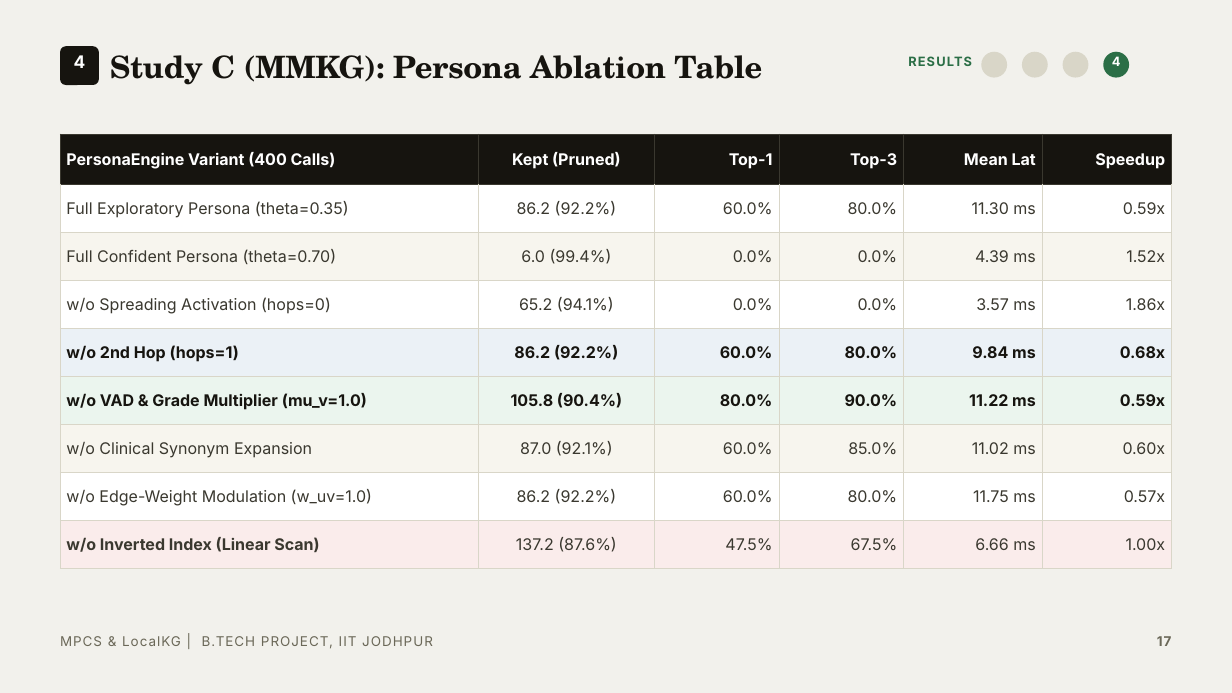
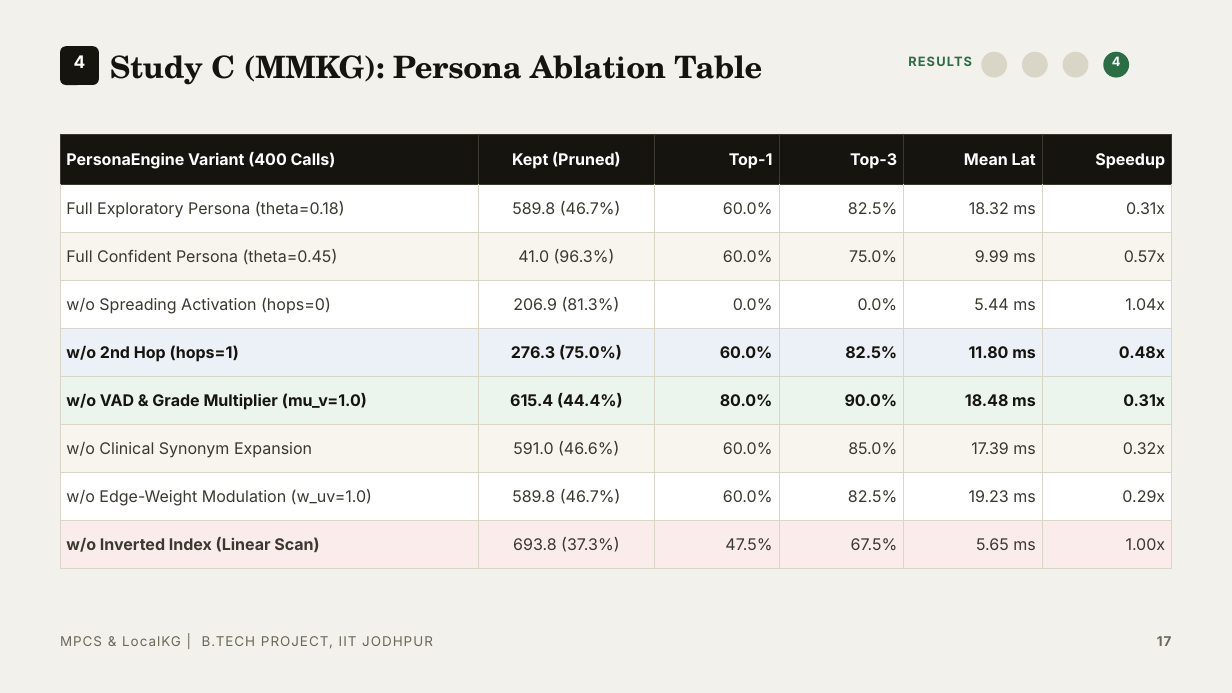
Before and after one commit to AurindumBanerjee/MPCS, a slide deck: slide 17 of report/PPT/BTP_PPT_Clean.pptx. Drawn at 1232x693 pixels with LibreOffice and Linux fonts; fonts in the diff are those of the drawing. Boxes give left, top, right and bottom in pixels: in the first picture for what was removed or moved away, otherwise in the second. Text is boxed around its words. In the diff, an @@ line names an element or a change of style, - is before the commit and + after.

Commit message:
Updated PPT

```diff
--- a/report/PPT/BTP_PPT_Clean.pptx
+++ b/report/PPT/BTP_PPT_Clean.pptx
@@ table at <box>60,134,1172,568</box> @@
-row 2: Full Exploratory Persona (theta=0.35) | 86.2 (92.2%) | 60.0% | 80.0% | 11.30 ms | 0.59x
+row 2: Full Exploratory Persona (theta=0.18) | 589.8 (46.7%) | 60.0% | 82.5% | 18.32 ms | 0.31x
-row 3: Full Confident Persona (theta=0.70) | 6.0 (99.4%) | 0.0% | 0.0% | 4.39 ms | 1.52x
+row 3: Full Confident Persona (theta=0.45) | 41.0 (96.3%) | 60.0% | 75.0% | 9.99 ms | 0.57x
-row 4: w/o Spreading Activation (hops=0) | 65.2 (94.1%) | 0.0% | 0.0% | 3.57 ms | 1.86x
+row 4: w/o Spreading Activation (hops=0) | 206.9 (81.3%) | 0.0% | 0.0% | 5.44 ms | 1.04x
-row 5: w/o 2nd Hop (hops=1) | 86.2 (92.2%) | 60.0% | 80.0% | 9.84 ms | 0.68x
+row 5: w/o 2nd Hop (hops=1) | 276.3 (75.0%) | 60.0% | 82.5% | 11.80 ms | 0.48x
-row 6: w/o VAD & Grade Multiplier (mu_v=1.0) | 105.8 (90.4%) | 80.0% | 90.0% | 11.22 ms | 0.59x
+row 6: w/o VAD & Grade Multiplier (mu_v=1.0) | 615.4 (44.4%) | 80.0% | 90.0% | 18.48 ms | 0.31x
-row 7: w/o Clinical Synonym Expansion | 87.0 (92.1%) | 60.0% | 85.0% | 11.02 ms | 0.60x
+row 7: w/o Clinical Synonym Expansion | 591.0 (46.6%) | 60.0% | 85.0% | 17.39 ms | 0.32x
-row 8: w/o Edge-Weight Modulation (w_uv=1.0) | 86.2 (92.2%) | 60.0% | 80.0% | 11.75 ms | 0.57x
+row 8: w/o Edge-Weight Modulation (w_uv=1.0) | 589.8 (46.7%) | 60.0% | 82.5% | 19.23 ms | 0.29x
-row 9, column 2: 137.2 (87.6%)
+row 9, column 2: 693.8 (37.3%)
-row 9, column 5: 6.66 ms
+row 9, column 5: 5.65 ms
```
Also in this commit, not shown: 5 other slides changed, 3 other files.
